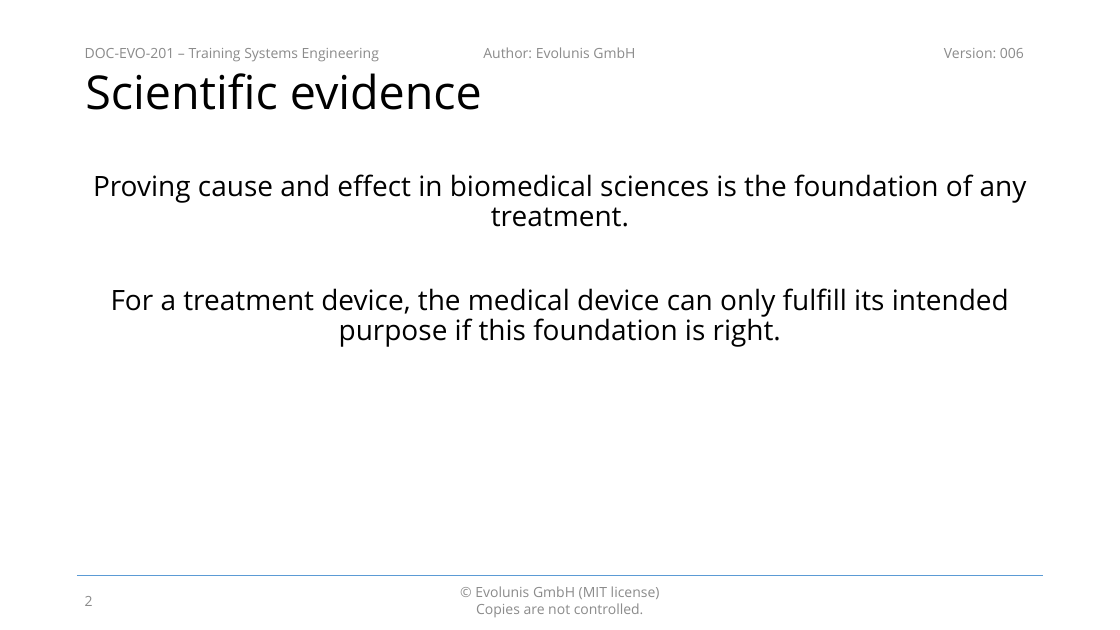
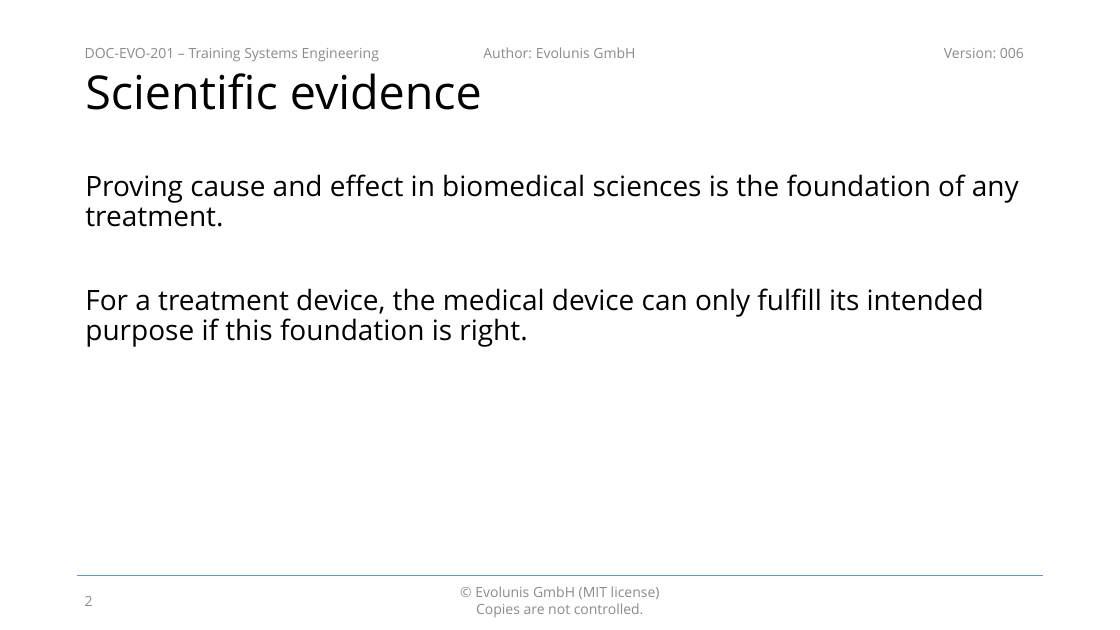
Before and after one commit to evolunis/openQMS, a slide deck: slide 2 of 2. Design and Development/DOC-201 - Training Systems Engineering.pptx. Drawn at 1120x630 pixels with LibreOffice and Linux fonts; fonts in the diff are those of the drawing; background and template pictures are left out. Boxes give left, top, right and bottom in pixels: in the first picture for what was removed or moved away, otherwise in the second. Text is boxed around its words. In the diff, an @@ line names an element or a change of style, - is before the commit and + after.

```diff
--- a/2. Design and Development/DOC-201 - Training Systems Engineering.pptx
+++ b/2. Design and Development/DOC-201 - Training Systems Engineering.pptx
@@ text "Proving cause and effect in ..." at box(85, 174, 1019, 347): alignment centre to left @@
```
Also in this commit, not shown: 1 other slide changed, 4 slides added.
